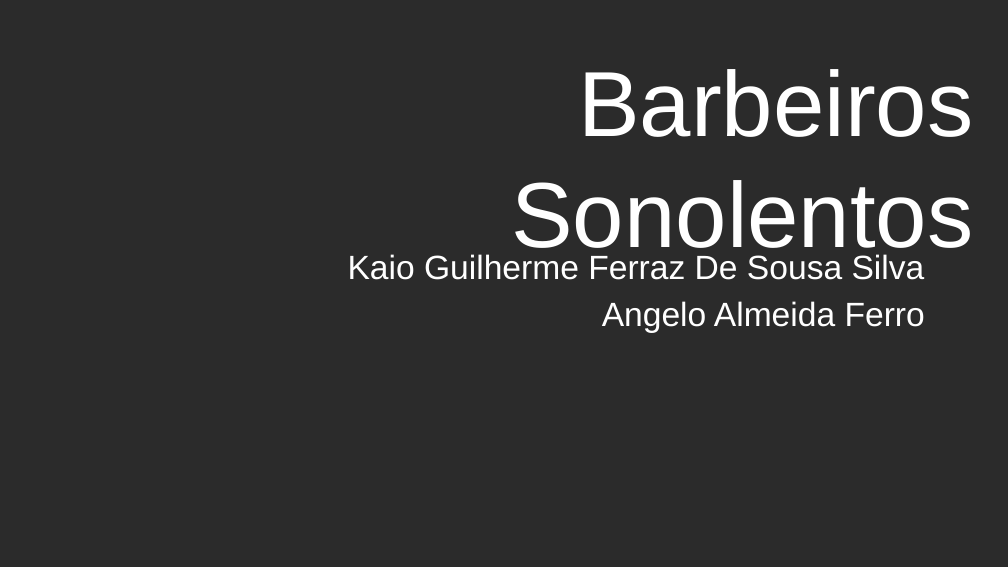
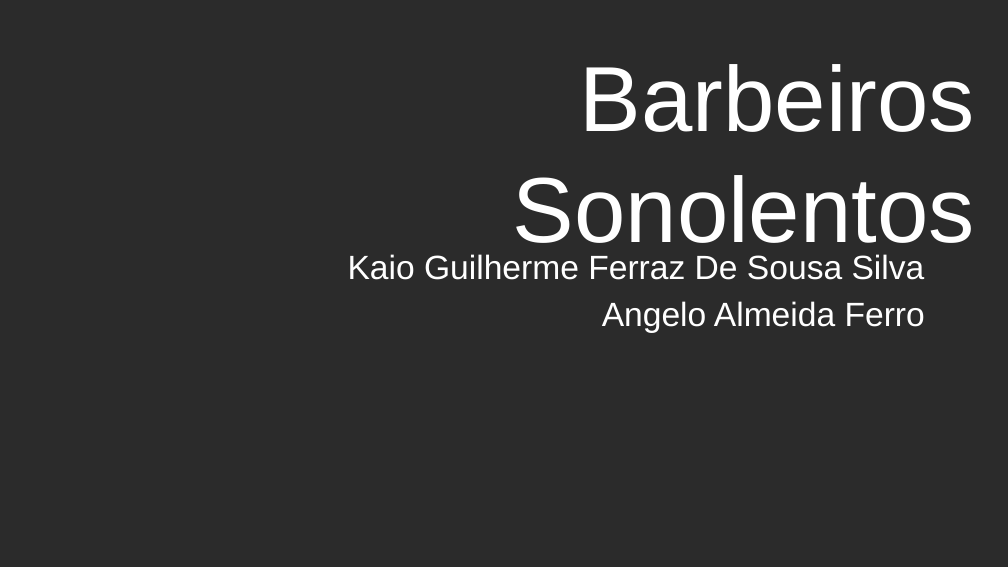
Before and after one commit to Kaioguilherme1/Kaio_Guilherme_Angelo_Ferro_ws_OS_RR_2022, a slide deck: slide 1 of Barbeiros Sonolentos.pptx. Drawn at 1008x567 pixels with LibreOffice and Linux fonts; fonts in the diff are those of the drawing; background and template pictures are left out; a plain dark background stands for a picture behind light text. Boxes give left, top, right and bottom in pixels: in the first picture for what was removed or moved away, otherwise in the second. Text is boxed around its words. In the diff, an @@ line names an element or a change of style, - is before the commit and + after.

```diff
--- a/Barbeiros Sonolentos.pptx
+++ b/Barbeiros Sonolentos.pptx
@@ title "Barbeiros Sonolentos" moved from (x1=511, y1=69, x2=973, y2=264) to (x1=513, y1=64, x2=975, y2=259) @@
```
Also in this commit, not shown: 1 other file.
